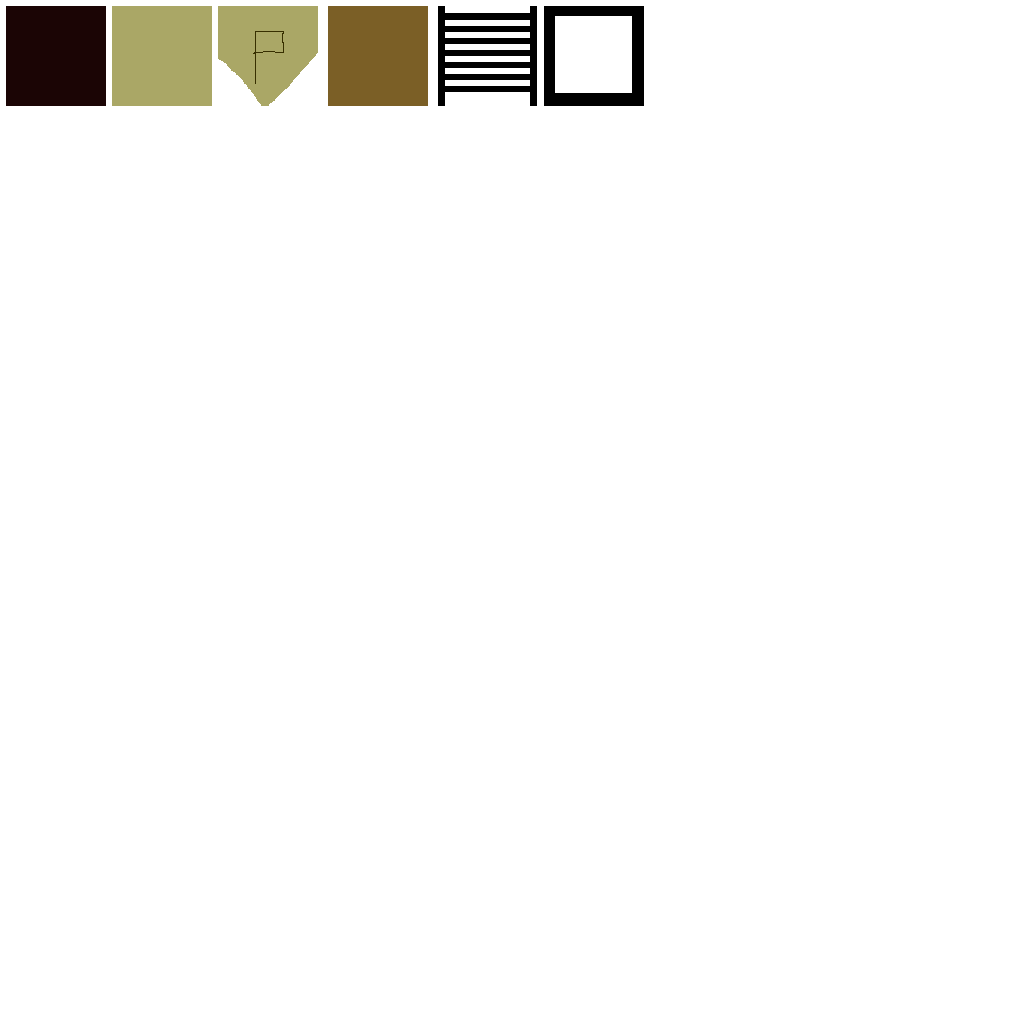
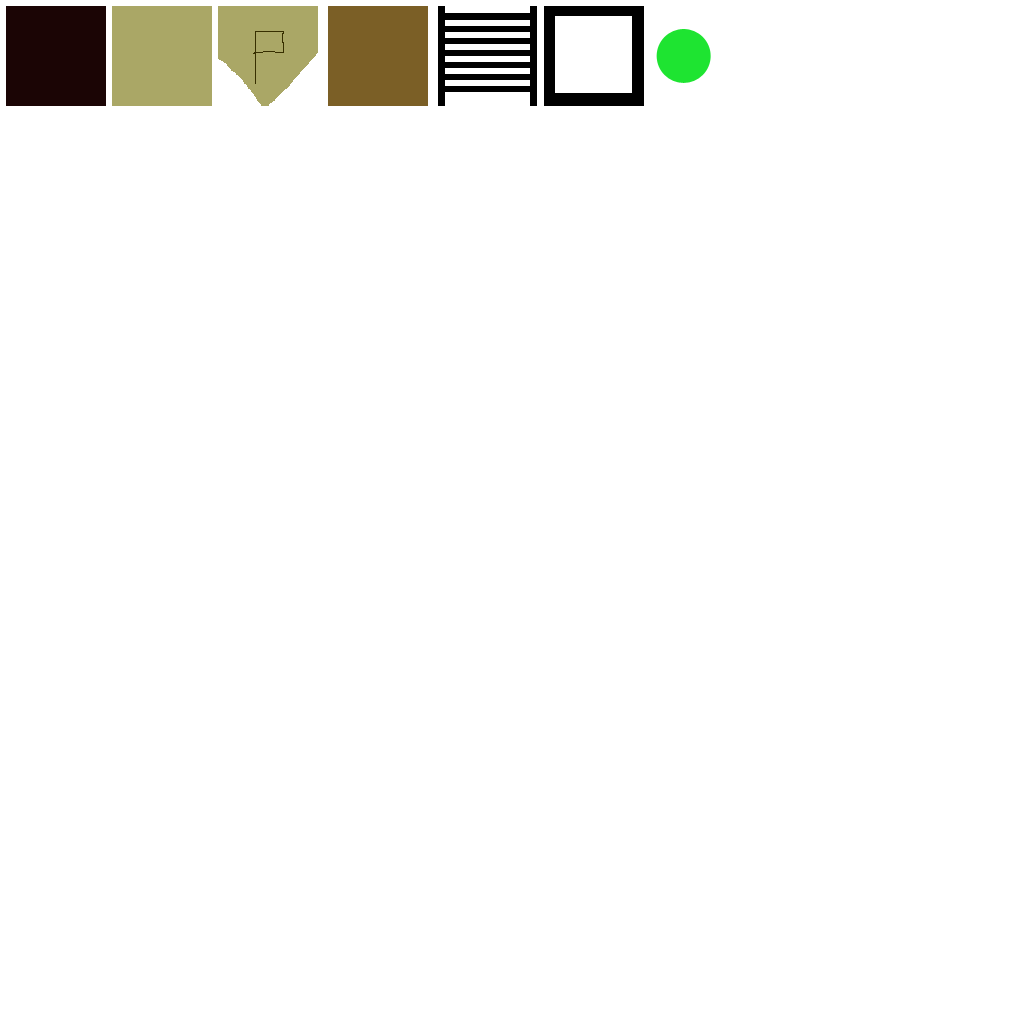
Comparing the layer stacks of the two 1024px x 1024px images. Changes:
added layer "pickUp" above "Factory" over (656, 29, 711, 83)
